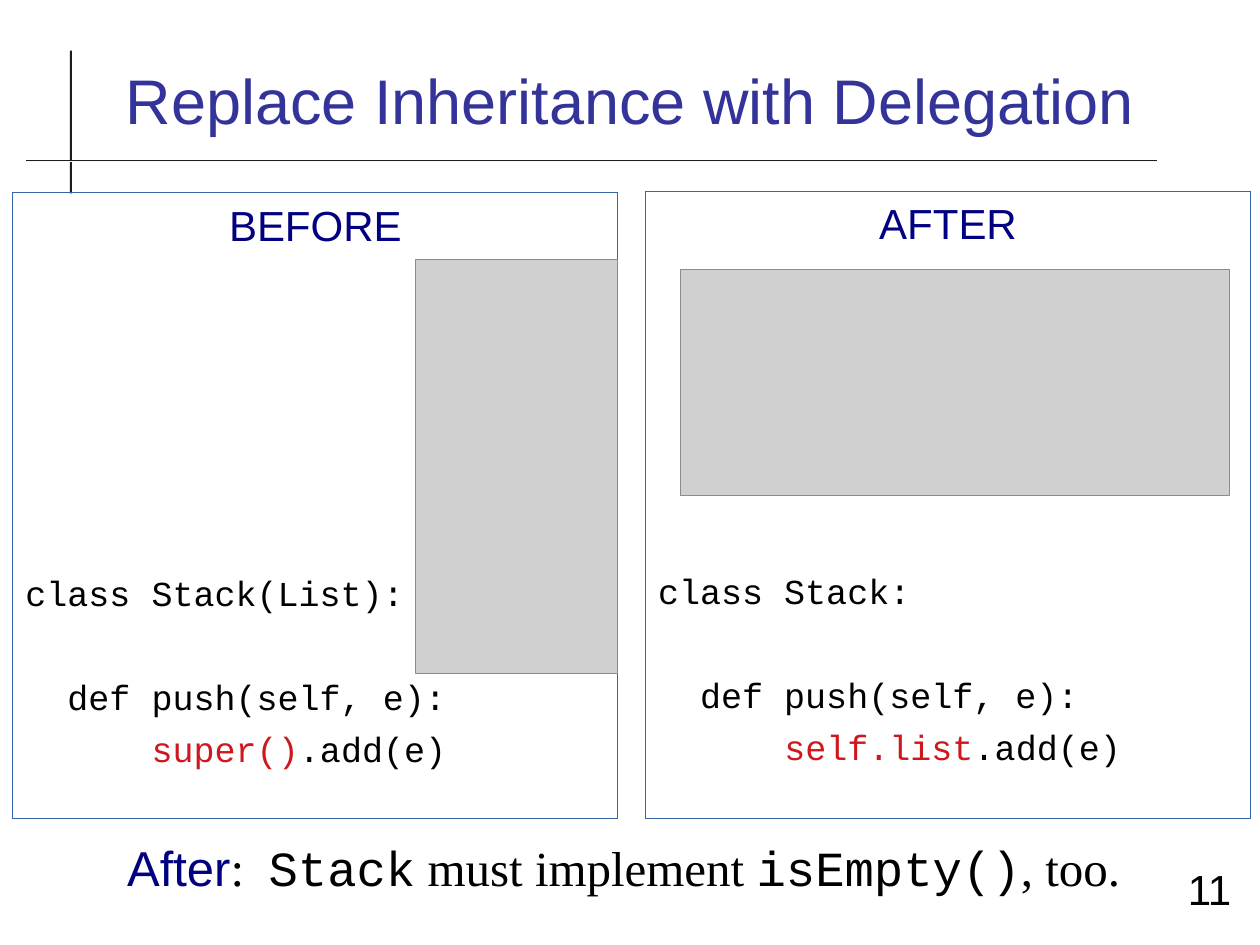
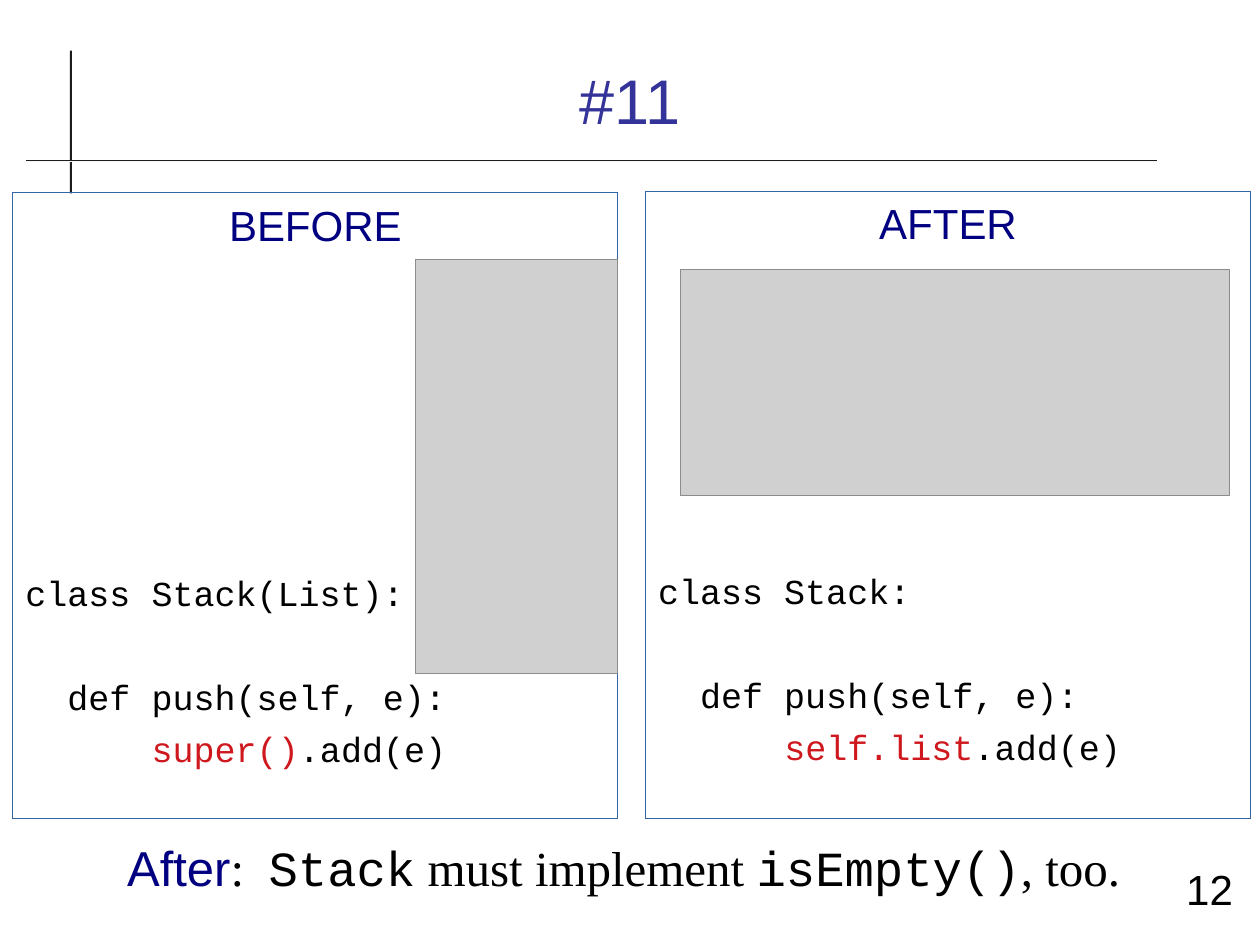
Before and after one commit to cpske/ISP, a slide deck: slide 12 of refactoring/Refactoring-Review.odp (slide 11 before the commit). Drawn at 1260x945 pixels with LibreOffice and Linux fonts; fonts in the diff are those of the drawing; grey boxes stand for pictures. Boxes give left, top, right and bottom in pixels: in the first picture for what was removed or moved away, otherwise in the second. Text is boxed around its words. In the diff, an @@ line names an element or a change of style, - is before the commit and + after.

```diff
--- a/refactoring/Refactoring-Review.odp
+++ b/refactoring/Refactoring-Review.odp
@@ title "#11" at (580, 80, 680, 124): vertical alignment top to middle @@
@@ title removed at (126, 78, 1134, 136) @@
-Replace Inheritance with Delegation
@@ title at (580, 80, 680, 124): text changed; size 24 to 36 pt; text colour #000000 to #333399 @@
-11
+#11
@@ page number added at (1186, 875, 1233, 905), 24 pt, text #000000 @@
+12
```
Also in this commit, not shown: 14 other slides changed, 2 slides added, 2 other files.
